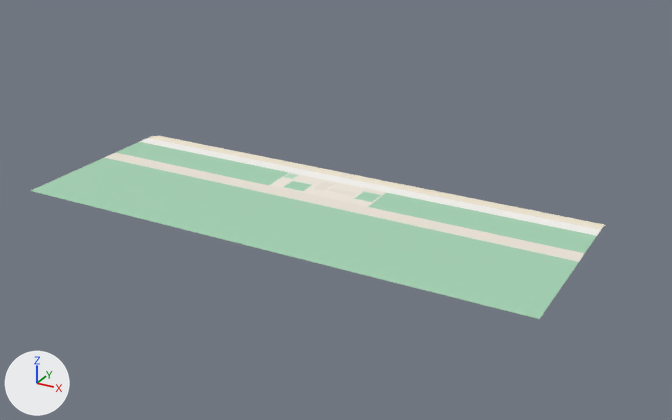
The FBX model CarrinhoSorvete_NovoProjeto/Assets/GirlPower/Orla3D/Models/OrlaEnvironmentBase.fbx as it was, and as the next commit left it.
Camera for both pictures: a camera (50 mm lens) standing at (225.0, -395.0, 180.0) and looking at (11.0, -7.0, -14.0). Arrows for +X, +Y and +Z are at lower left; the lights stay in place. The older version comes first. Where no turn or scale is listed for an object, it has been applied to the vertices. Vertices at exactly the same position are counted once.

Names of what the first picture shows: 'OrlaEnvironmentBase'.
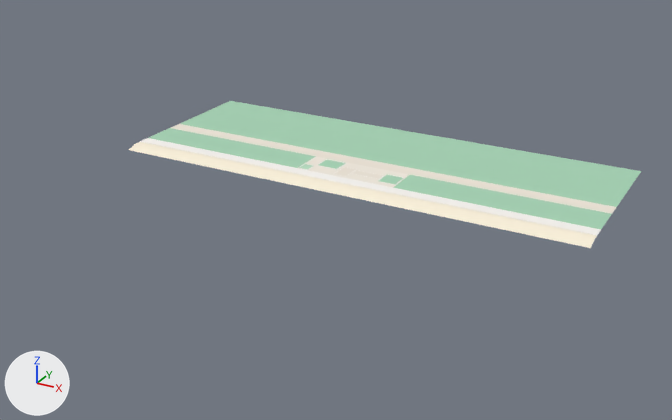
Where the change shows, as pixel boxes [x1, y1, x2, y2] in the pictures (672 x 420 px; the box of a moved part takes in the faces that stretch with it):
'OrlaEnvironmentBase', reshaped (11% narrower, 20% shorter): before [31, 136, 606, 319]; after [129, 101, 641, 248]
part 1 of me_orlaenvironmentbase, moved or reshaped: before [143, 142, 299, 175]; after [160, 140, 300, 169]
part 2 of me_orlaenvironmentbase, moved or reshaped: before [104, 152, 585, 262]; after [171, 124, 616, 214]
part 3 of me_orlaenvironmentbase, moved or reshaped: before [31, 158, 579, 319]; after [180, 101, 641, 207]
part 4 of me_orlaenvironmentbase, moved or reshaped: before [283, 181, 312, 192]; after [318, 159, 346, 169]
part 5 of me_orlaenvironmentbase, moved or reshaped: before [327, 187, 359, 197]; after [352, 170, 384, 179]
part 6 of me_orlaenvironmentbase, moved or reshaped: before [116, 136, 606, 253]; after [129, 128, 612, 248]
part 7 of me_orlaenvironmentbase, recoloured: after [163, 146, 578, 232]

Patch to the scene script:
```diff
--- a/CarrinhoSorvete_NovoProjeto/Assets/GirlPower/Orla3D/Models/OrlaEnvironmentBase.fbx.py
+++ b/CarrinhoSorvete_NovoProjeto/Assets/GirlPower/Orla3D/Models/OrlaEnvironmentBase.fbx.py
@@ me_orlaenvironmentbase @@
 # used by ob_orlaenvironmentbase; location = (0.0, 0.0, 0.0)
-me_orlaenvironmentbase.from_pydata(...)  # 6874 vertices, 5881 faces; spans x -120.0..144.0, y -88.0..14.0, z -2.0..0.0
+me_orlaenvironmentbase.from_pydata(...)  # 6874 vertices, 5881 faces; spans x -120.0..144.0, y -14.0..88.0, z -2.0..0.0
+# me_orlaenvironmentbase part 1: the loose piece of 148 vertices spanning x -120.0..-12.0, y -4.0, z 0.0 is moved by (0.0, 8.0, 0.0)
+# me_orlaenvironmentbase part 2: the loose piece of 679 vertices spanning x -120.0..144.0, y -34.0..-24.0, z 0.0 is moved by (0.0, 58.0, 0.0)
+# me_orlaenvironmentbase part 3: the loose piece of 1455 vertices spanning x -120.0..144.0, y -88.0..-34.0, z 0.0 is moved by (0.0, 122.0, 0.0)
+# me_orlaenvironmentbase part 4: the loose piece of 106 vertices spanning x -11.0..1.0, y -23.0..-13.0, z 0.0 is moved by (0.0, 36.0, 0.0)
+# me_orlaenvironmentbase part 5: the loose piece of 136 vertices spanning x 11.0..27.0, y -17.0..-11.0, z 0.0 is moved by (0.0, 27.0, 0.0)
+# me_orlaenvironmentbase part 6: 112 vertices moved within x -120.0..144.0, y -8.0..8.0, z 0.0; 2809 vertices removed from x -120.0..144.0, y -24.0..14.0, z -2.0..0.0; 2819 vertices added at x -120.0..144.0, y -14.0..24.0, z -2.0..0.0
+# me_orlaenvironmentbase part 7: 30 faces spanning x -104.0..136.0, y -4.0, z 0.0 switch from mat_ac_stonewarm (white #f4ede0) to mat_ac_stonewhite (white #fbf8f3)
+# other edits to the shape of me_orlaenvironmentbase do not show in these pictures
 me_orlaenvironmentbase.materials.append(mat_ac_cobblea)
```
